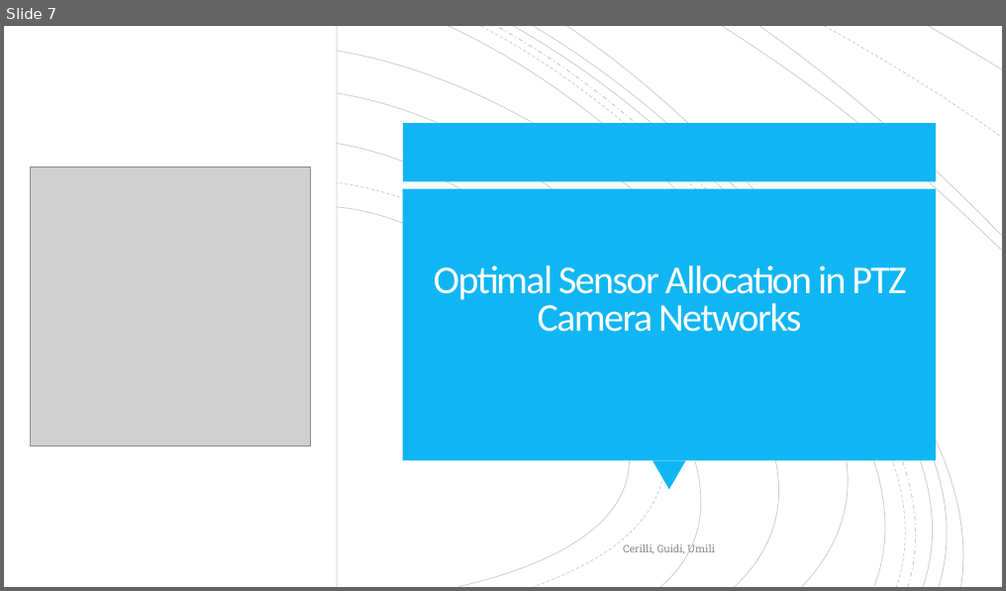
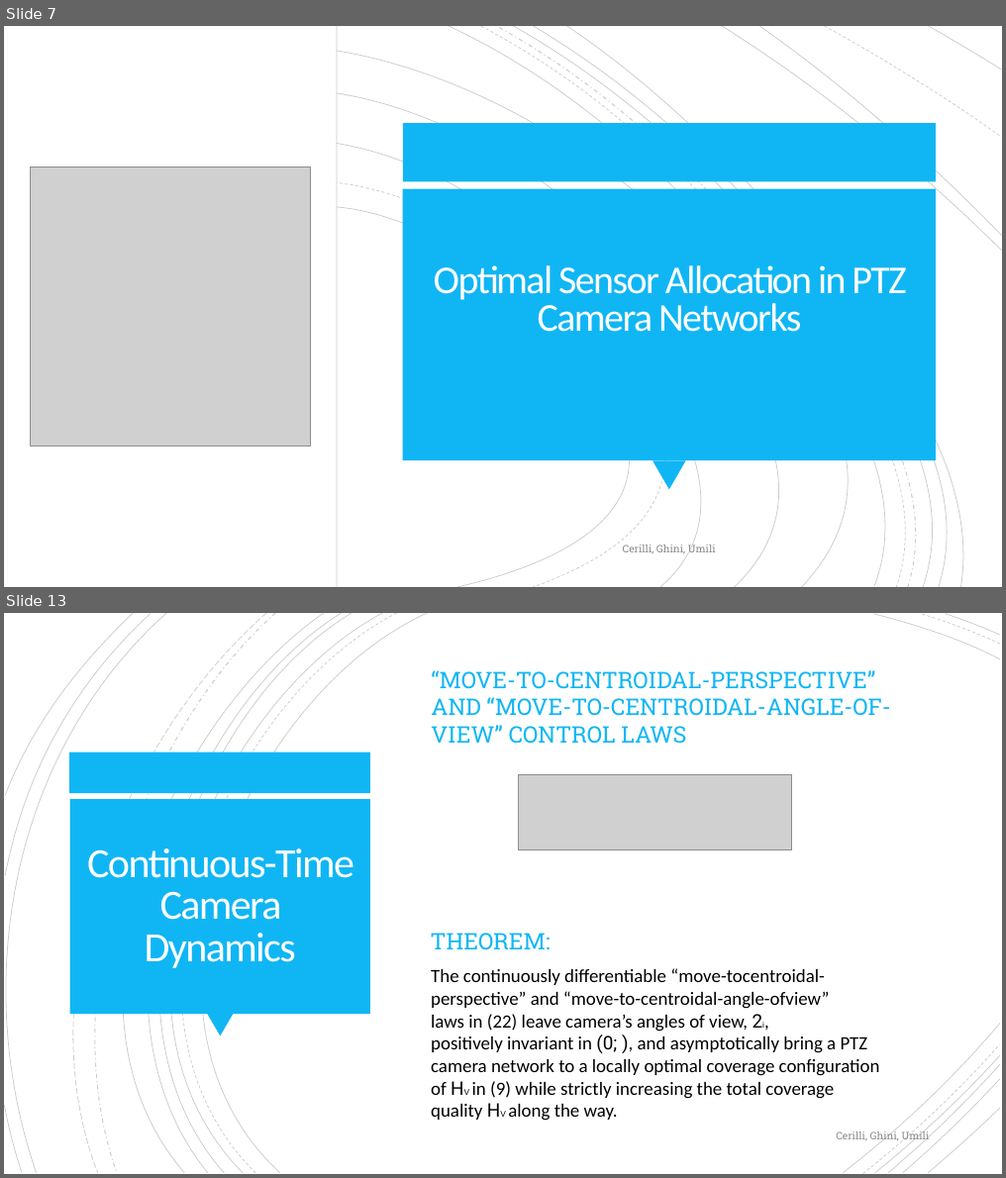
Before and after one commit to dinies/MultiRobot, a slide deck: Presentation.pptx. Shown one above the other, each under a label of ours: slide 7 before the commit, slides 7 and 13 after it; the slides between them are not shown. The pictures are 1006x591 and 1006x1178 pixels, drawn with LibreOffice and Linux fonts; fonts in the diff are those of the drawing; grey boxes stand for pictures. Boxes give left, top, right and bottom in pixels: in the first picture for what was removed or moved away, otherwise in the second. Text is boxed around its words. In the diff, an @@ line names an element or a change of style, - is before the commit and + after.

```diff
--- a/Presentation.pptx
+++ b/Presentation.pptx
@@ slide 13 added at (4, 613, 1002, 1174), background #FFFFFF @@
@@ group added at (4, 613, 1000, 1174): 21 freeform shapes @@
@@ text added at (431, 670, 890, 744), 22 pt, text #10B6F4 @@
+“MOVE-TO-CENTROIDAL-PERSPECTIVE” AND “MOVE-TO-CENTROIDAL-ANGLE-OF-VIEW” CONTROL LAWS
@@ rectangle added at (70, 753, 371, 793), fill #10B6F4 @@
@@ picture added at (519, 774, 792, 850) @@
@@ rectangle added at (70, 799, 370, 1014), fill #10B6F4 @@
@@ title added at (87, 849, 354, 968), 40 pt, text #FFFEFF @@
+Continuous-Time Camera Dynamics
@@ text added at (431, 933, 550, 951), 22 pt, text #10B6F4 @@
+THEOREM:
@@ text added at (431, 968, 880, 1121), 18 pt, text #000000 @@
+The continuously differentiable “move-tocentroidal-
+perspective” and “move-to-centroidal-angle-ofview”
+laws in (22) leave camera’s angles of view, 2i,
+positively invariant in (0; ), and asymptotically bring a PTZ
+camera network to a locally optimal coverage configuration
+of HV in (9) while strictly increasing the total coverage
+quality HV along the way.
@@ triangle added at (207, 1014, 233, 1037), fill #10B6F4 @@
@@ text added at (836, 1130, 930, 1143), 10 pt, text #8C8C8C @@
+Cerilli, Ghini, Umili
@@ slide 7 changed as well @@
@@ text at (623, 544, 716, 554): text changed @@
-Cerilli, Guidi, Umili
+Cerilli, Ghini, Umili
```
Also in this commit, not shown: 6 other slides changed, 7 other slides added.
